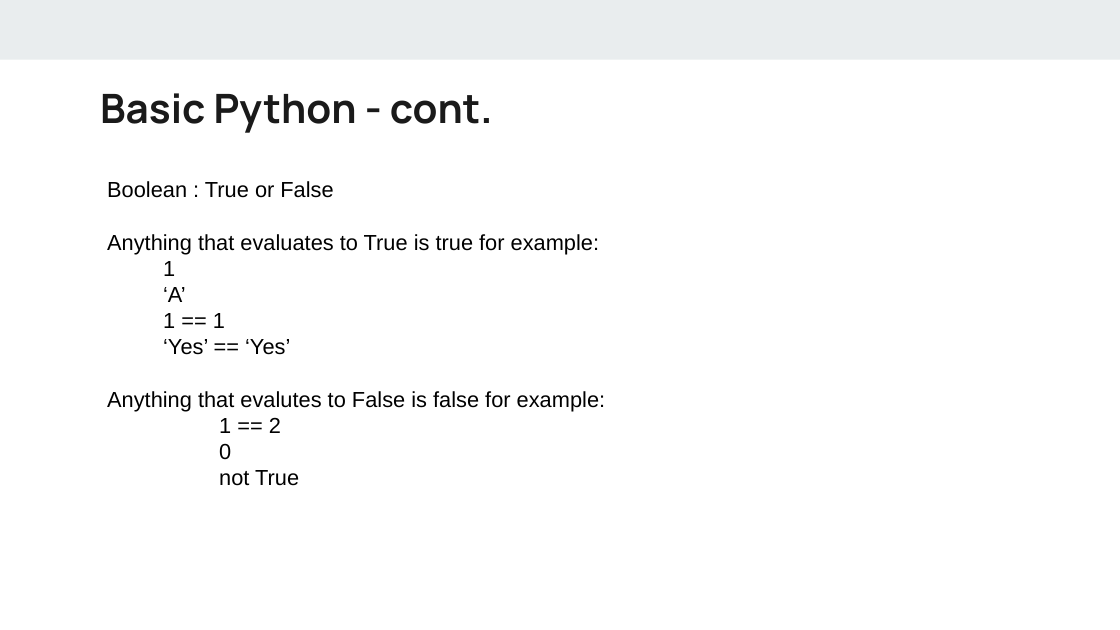
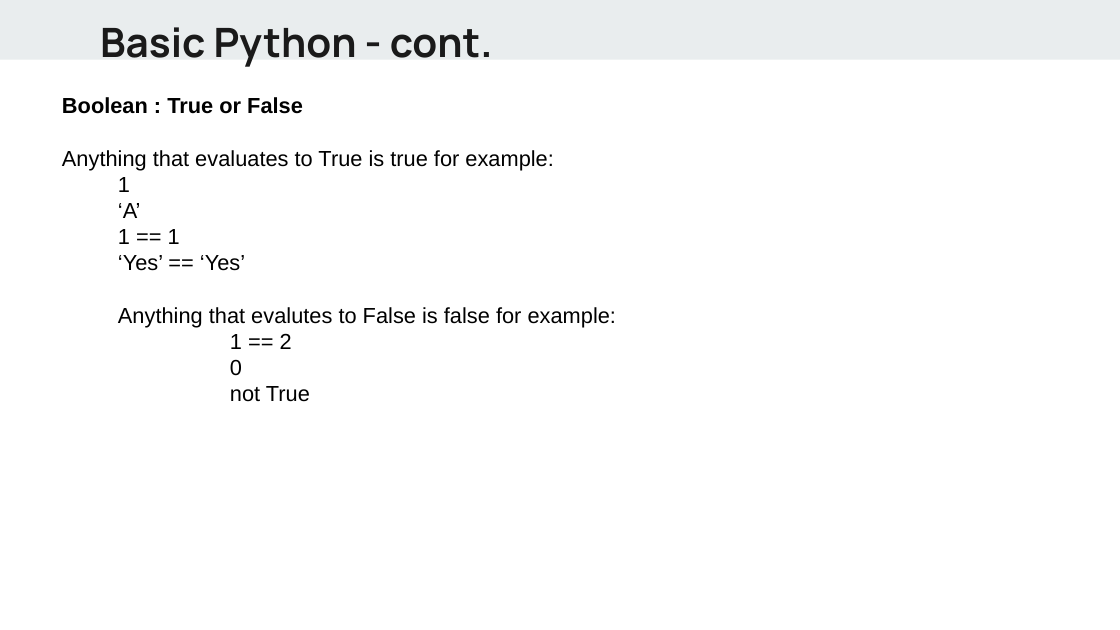
Before and after one commit to alif0/hello_world, a slide deck: slide 14 of lectures/Python - day1.pptx. Drawn at 1120x630 pixels with LibreOffice and Linux fonts; fonts in the diff are those of the drawing. Boxes give left, top, right and bottom in pixels: in the first picture for what was removed or moved away, otherwise in the second. Text is boxed around its words. In the diff, an @@ line names an element or a change of style, - is before the commit and + after.

```diff
--- a/lectures/Python - day1.pptx
+++ b/lectures/Python - day1.pptx
@@ text "Basic Python - cont.": place and size @@
-text "Basic Python - cont." at bbox=[100, 93, 493, 133]
+text "Basic Python - cont." at bbox=[100, 27, 493, 67]
@@ text "Boolean : True or False": place and size @@
-text "Boolean : True or False" at bbox=[107, 181, 605, 486]
+text "Boolean : True or False" at bbox=[62, 97, 616, 402]
@@ text at bbox=[62, 97, 303, 114]: bold on in "Boolean : True or False" @@
```
Also in this commit, not shown: 9 other slides changed, 1 slide added, 1 slide removed, 2 other files.
